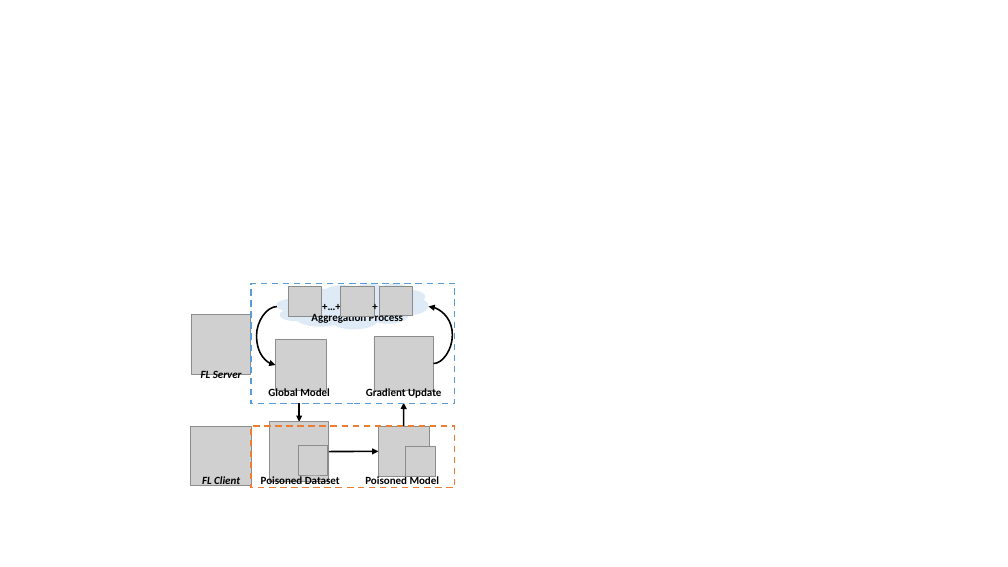
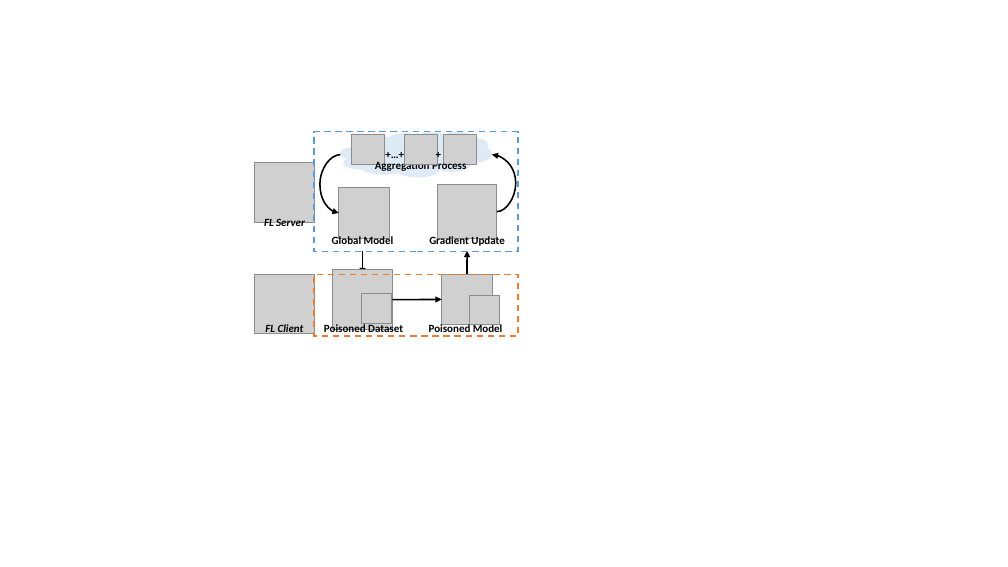
Before and after one commit to WhileBug/FLPhish, a slide deck: slide 1 of Manuscript/figures/FLPhish_System.pptx. Drawn at 1008x567 pixels with LibreOffice and Linux fonts; fonts in the diff are those of the drawing; grey boxes stand for pictures. Boxes give left, top, right and bottom in pixels: in the first picture for what was removed or moved away, otherwise in the second. Text is boxed around its words. In the diff, an @@ line names an element or a change of style, - is before the commit and + after.

```diff
--- a/Manuscript/figures/FLPhish_System.pptx
+++ b/Manuscript/figures/FLPhish_System.pptx
@@ arrow moved from (299, 403) - (299, 422) to (363, 251) - (363, 274) @@
@@ 11 pictures, 9 texts, 2 curved arrows, 2 rectangles, 2 arrows, 1 cloud: place and size @@
-11 pictures, 9 texts, 2 curved arrows, 2 rectangles, 2 arrows, 1 cloud at [191, 284, 455, 488]
+11 pictures, 9 texts, 2 curved arrows, 2 rectangles, 2 arrows, 1 cloud at [254, 132, 519, 336]
```
Also in this commit, not shown: 6 other files.
